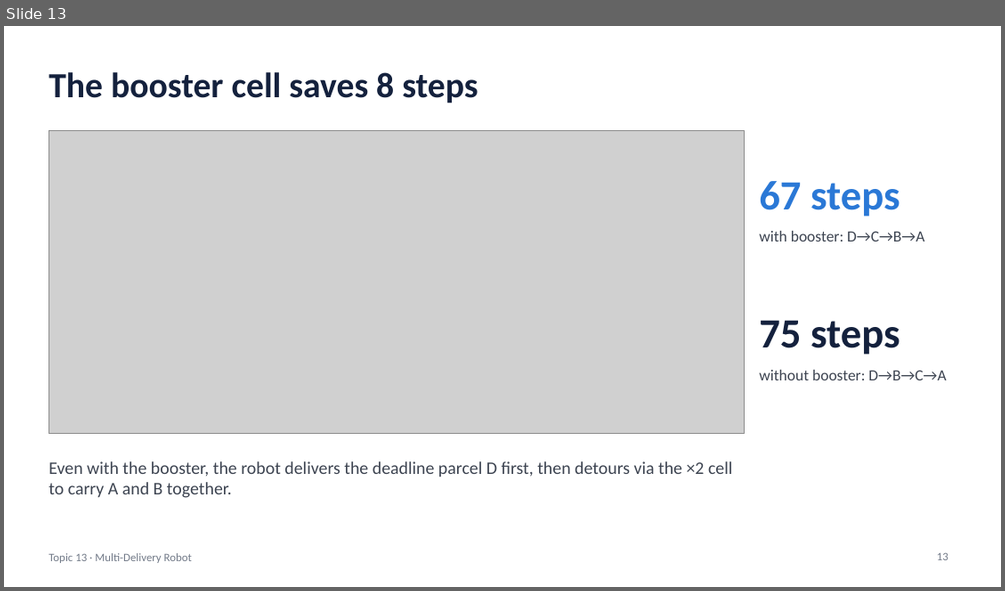
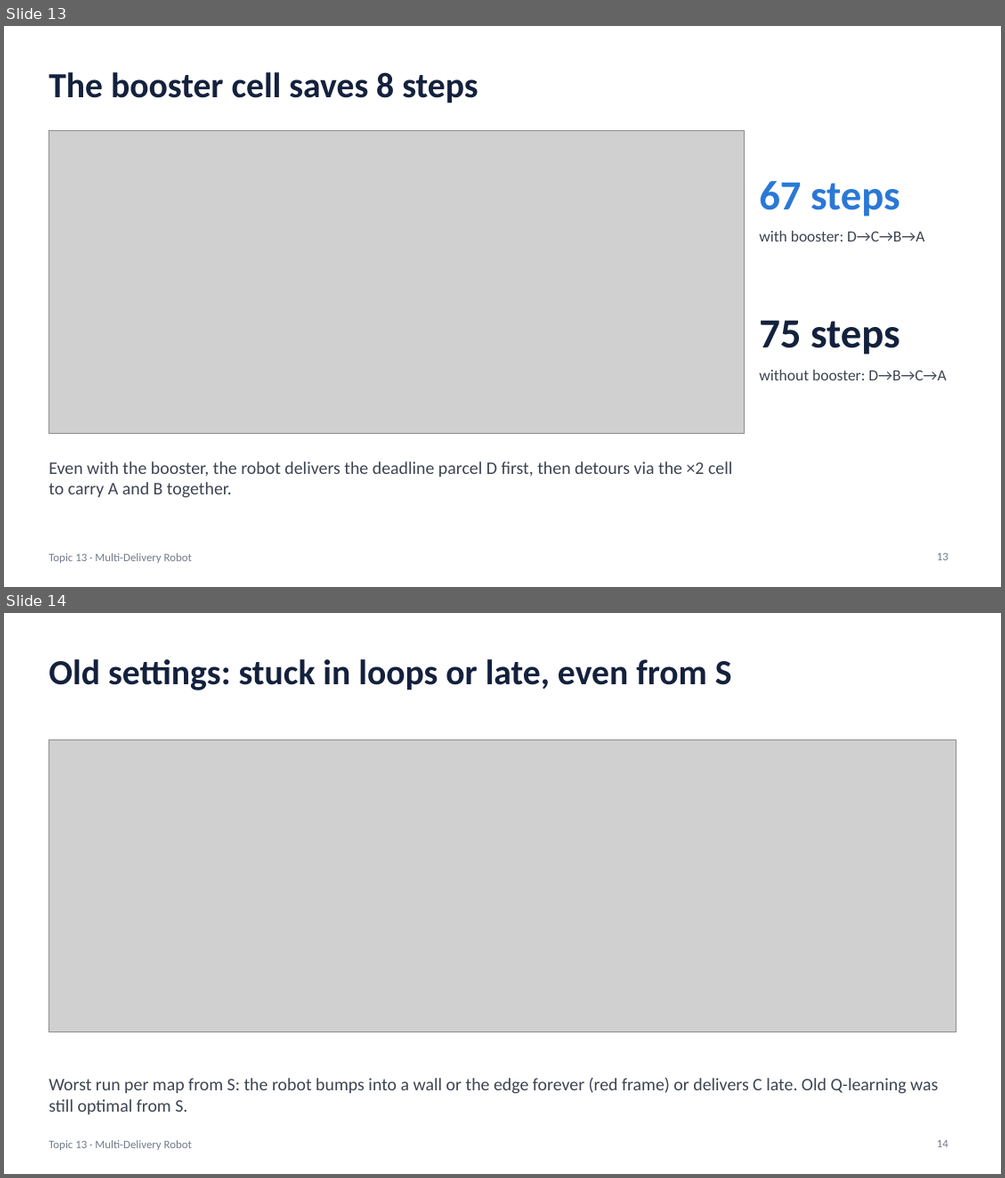
Before and after one commit to Qwup2112/multi-delivery-robot-rl, a slide deck: Nguyen_Quang_Trungg-22011211/Slides_Topic13_MultiDeliveryRobot.pptx. Shown one above the other, each under a label of ours: slide 13 before the commit, slides 13 and 14 after it. The pictures are 1005x591 and 1005x1178 pixels, drawn with LibreOffice and Linux fonts; fonts in the diff are those of the drawing; grey boxes stand for pictures. Boxes give left, top, right and bottom in pixels: in the first picture for what was removed or moved away, otherwise in the second. Text is boxed around its words. In the diff, an @@ line names an element or a change of style, - is before the commit and + after.

```diff
--- a/Nguyen_Quang_Trungg-22011211/Slides_Topic13_MultiDeliveryRobot.pptx
+++ b/Nguyen_Quang_Trungg-22011211/Slides_Topic13_MultiDeliveryRobot.pptx
@@ slide 14 added at <box>4,613,1001,1174</box>, background #FFFFFF; not listed: 1 template element that a slide beside it also shows @@
@@ title added at <box>48,659,732,690</box>, 34 pt, text #14213D, bold @@
+Old settings: stuck in loops or late, even from S
@@ picture added at <box>48,740,956,1032</box> @@
@@ text added at <box>48,1077,938,1114</box>, 17 pt, text #3D4451 @@
+Worst run per map from S: the robot bumps into a wall or the edge forever (red frame) or delivers C late. Old Q-learning was still optimal from S.
@@ page number added at <box>937,1140,948,1147</box>, 11 pt, text #737B89 @@
+14
```
Also in this commit, not shown: 3 slides changed, 5 other slides added, 2 other files.
